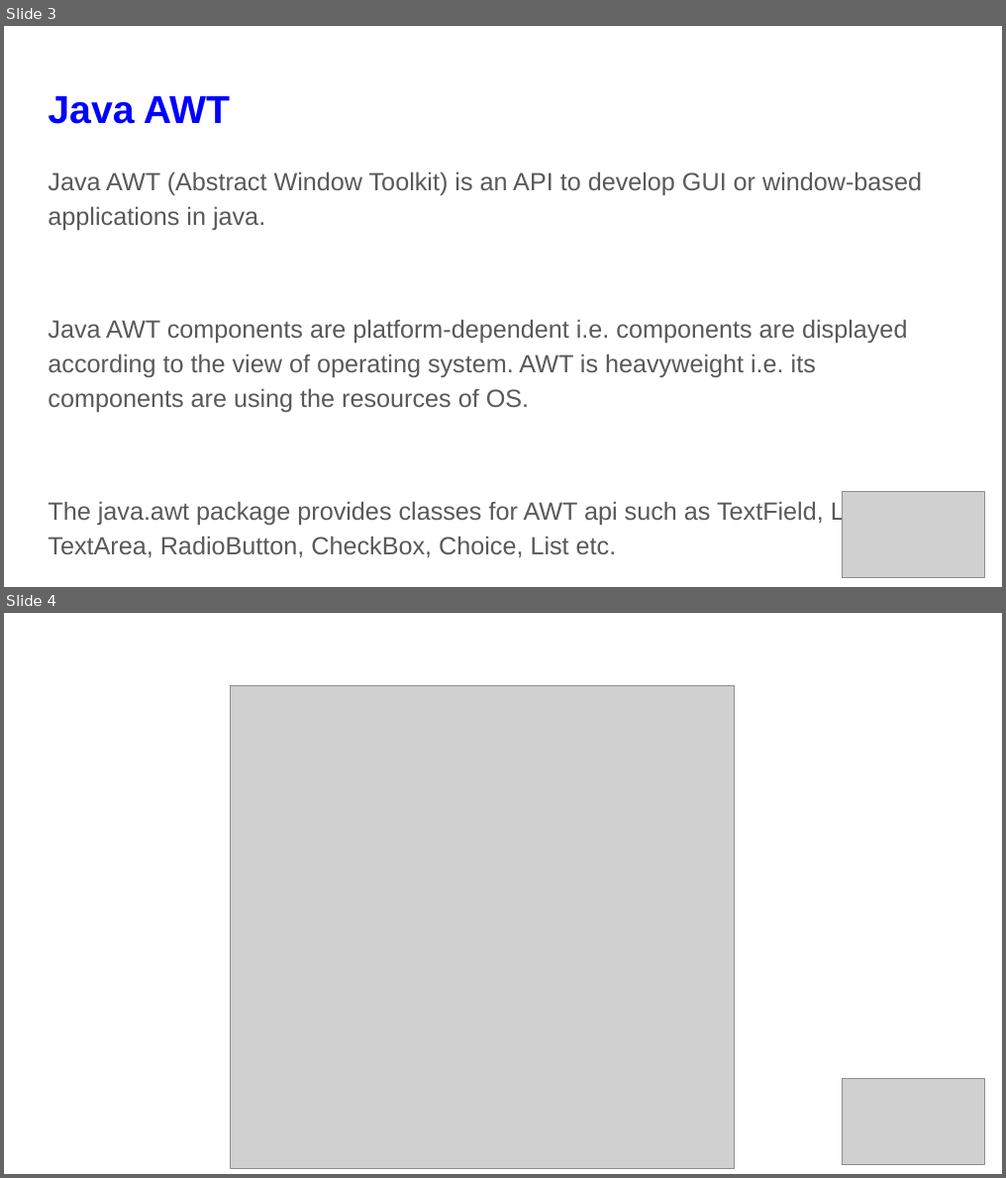
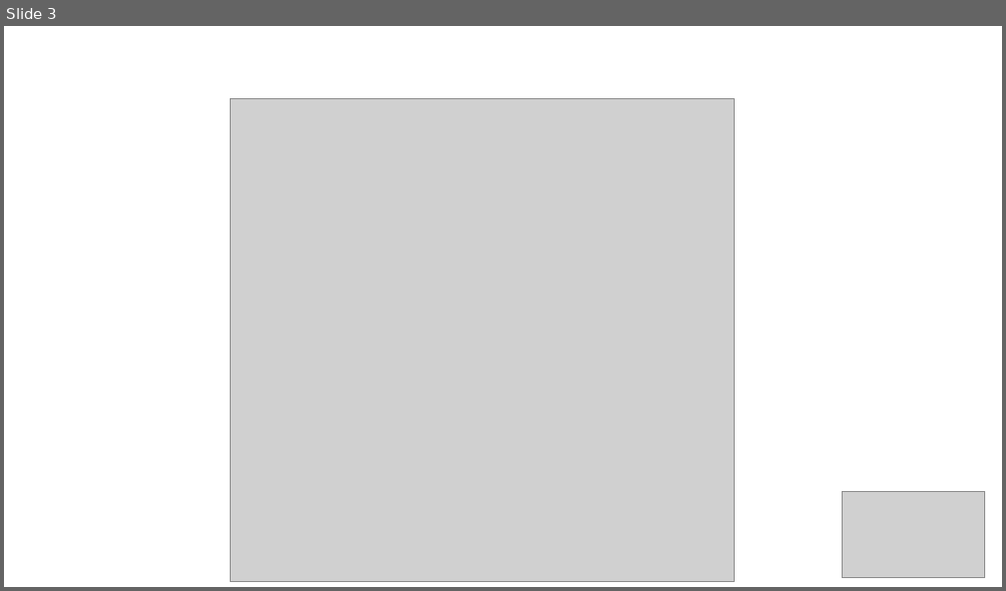
Before and after one commit to saifnalband/JAVA_OOPS, a slide deck: slides/Lec-35.pptx. Shown one above the other, each under a label of ours: slides 3 and 4 before the commit, slide 3 after it. The pictures are 1006x1178 and 1006x591 pixels, drawn with LibreOffice and Linux fonts; fonts in the diff are those of the drawing; grey boxes stand for pictures. Boxes give left, top, right and bottom in pixels: in the first picture for what was removed or moved away, otherwise in the second. Text is boxed around its words. In the diff, an @@ line names an element or a change of style, - is before the commit and + after.

```diff
--- a/slides/Lec-35.pptx
+++ b/slides/Lec-35.pptx
@@ slide 3 removed at <box>4,26,1002,587</box>, background #FFFFFF @@
@@ title removed at <box>48,96,230,124</box> @@
-Java AWT
@@ text removed at <box>48,172,922,526</box> @@
-Java AWT (Abstract Window Toolkit) is an API to develop GUI or window-based applications in java.
-Java AWT components are platform-dependent i.e. components are displayed according to the view of operating system. AWT is heavyweight i.e. its components are using the resources of OS.
-The java.awt package provides classes for AWT api such as TextField, Label, TextArea, RadioButton, CheckBox, Choice, List etc.
@@ picture removed at <box>843,492,985,578</box> @@
@@ what was slide 4 is now slide 3 @@
```
Also in this commit, not shown: 5 slides changed, 24 slides added, 2 other slides removed, 3 other files.
